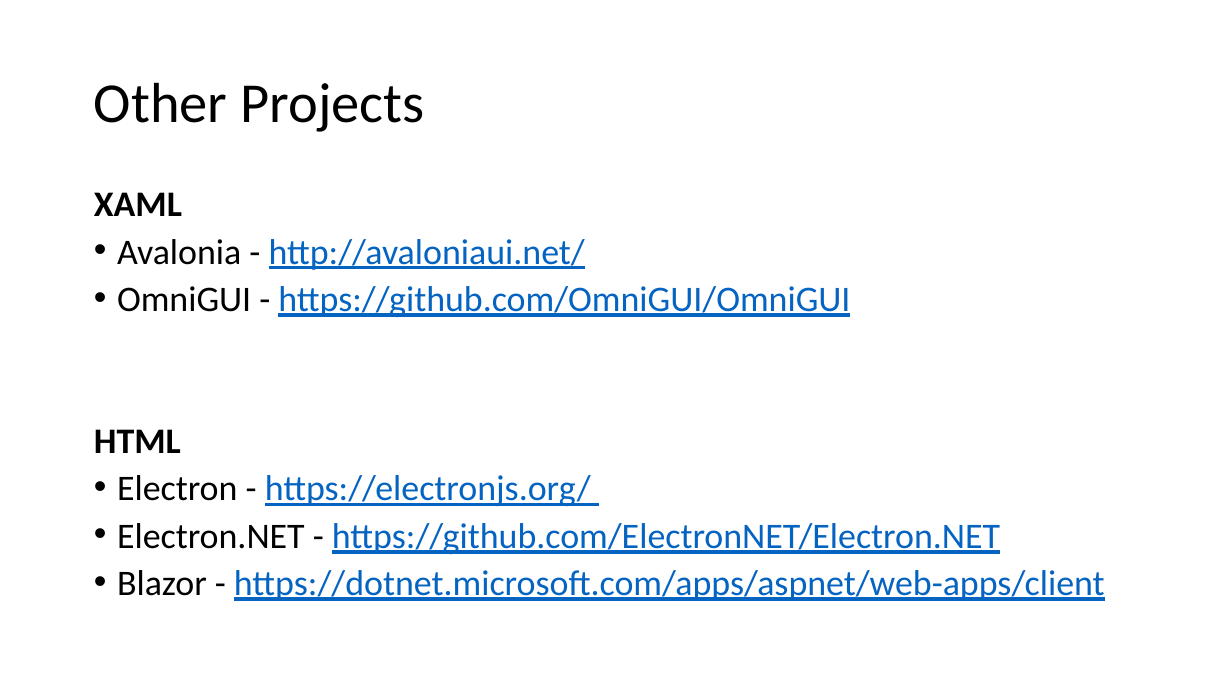
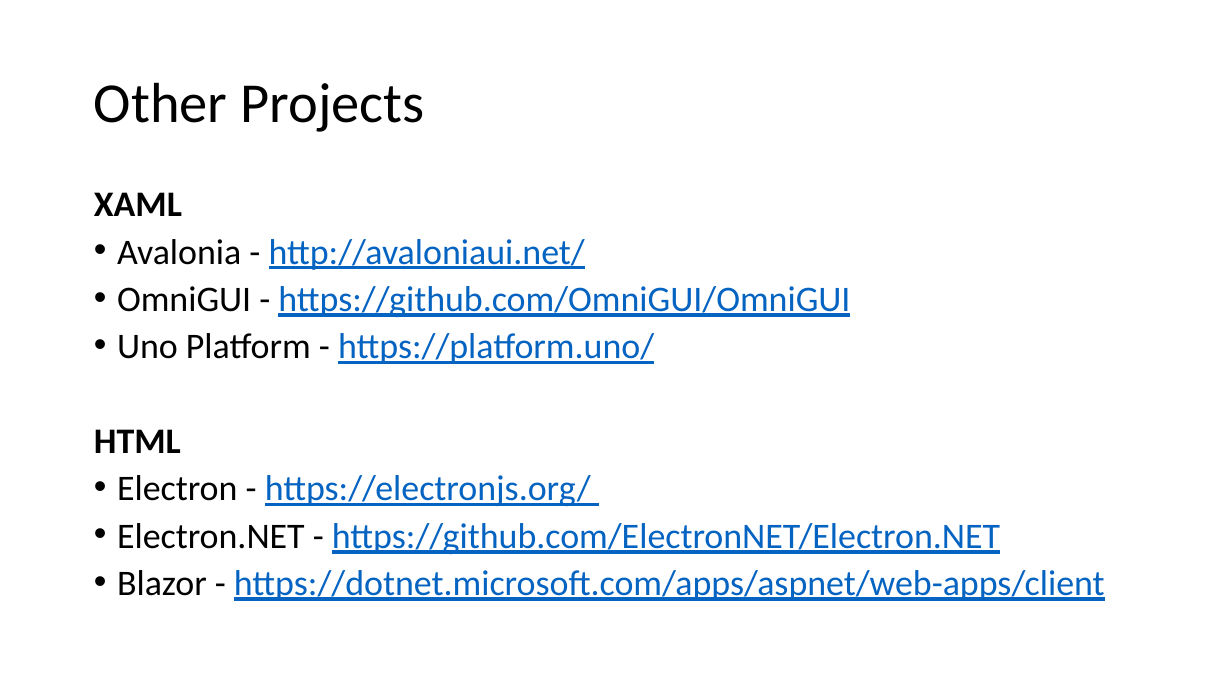
Before and after one commit to FrankPfattheicher/stonehenge.Chromely, a slide deck: slide 4 of stonehengeChromely.pptx. Drawn at 1232x693 pixels with LibreOffice and Linux fonts; fonts in the diff are those of the drawing. Boxes give left, top, right and bottom in pixels: in the first picture for what was removed or moved away, otherwise in the second. Text is boxed around its words. In the diff, an @@ line names an element or a change of style, - is before the commit and + after.

```diff
--- a/stonehengeChromely.pptx
+++ b/stonehengeChromely.pptx
@@ text at (117, 333, 654, 364): paragraph added @@
+• Uno Platform - https://platform.uno/
```
Also in this commit, not shown: 11 other slides changed, 1 slide added.
